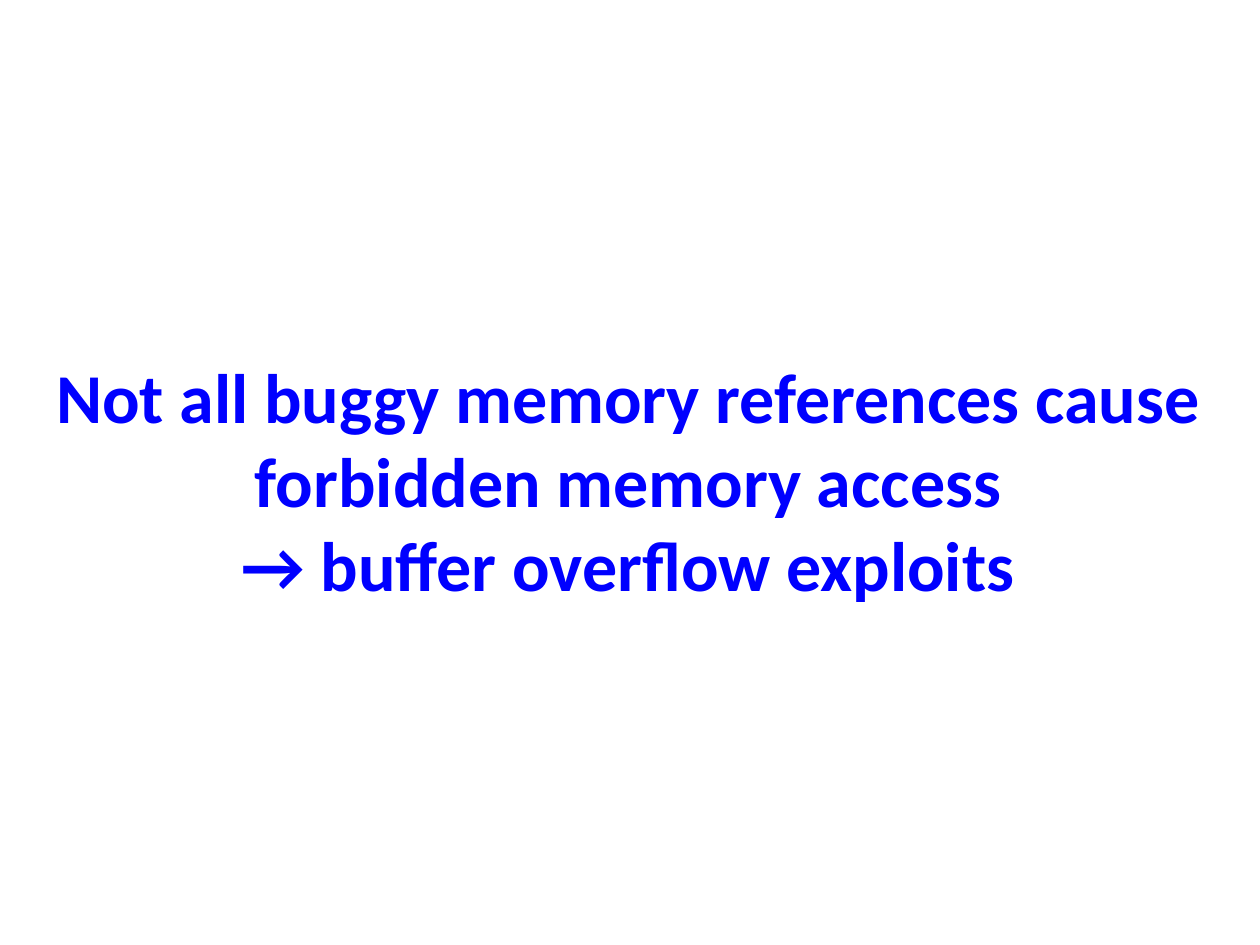
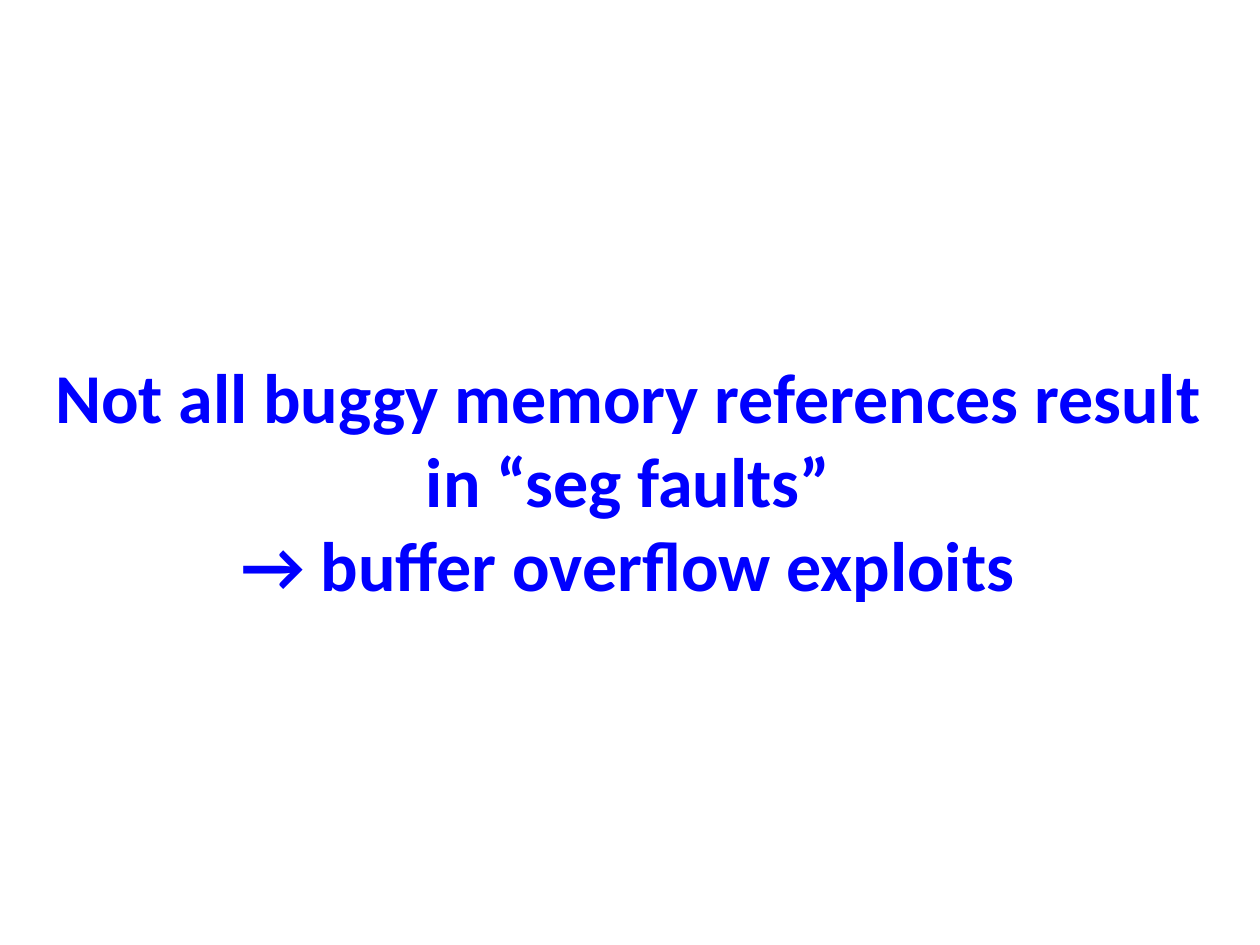
Before and after one commit to NYU-CSO/nyu-cso.github.io, a slide deck: slide 11 of notes/11-machine-layout-overflow.pptx (slide 10 before the commit). Drawn at 1260x945 pixels with LibreOffice and Linux fonts; fonts in the diff are those of the drawing. Boxes give left, top, right and bottom in pixels: in the first picture for what was removed or moved away, otherwise in the second. Text is boxed around its words. In the diff, an @@ line names an element or a change of style, - is before the commit and + after.

```diff
--- a/notes/11-machine-layout-overflow.pptx
+++ b/notes/11-machine-layout-overflow.pptx
@@ title at <box>55,374,1200,602</box>: text changed @@
-Not all buggy memory references cause forbidden memory access
-→ buffer overflow exploits
+Not all buggy memory references result in “seg faults”
+→ buffer overflow exploits
```
Also in this commit, not shown: 6 other slides changed, 1 slide added, 3 other files.
